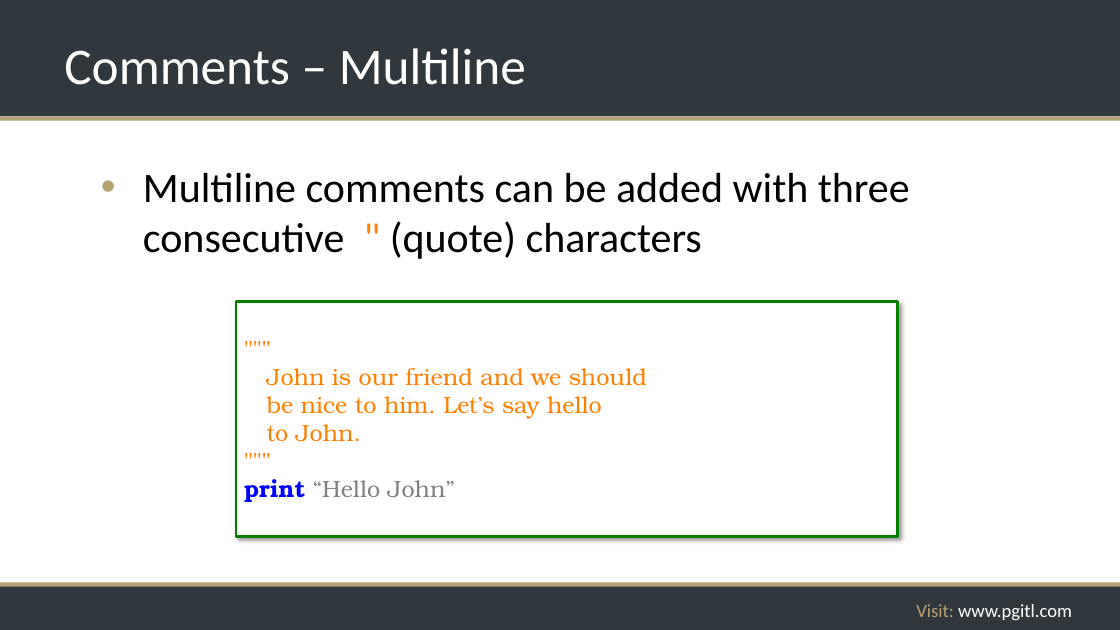
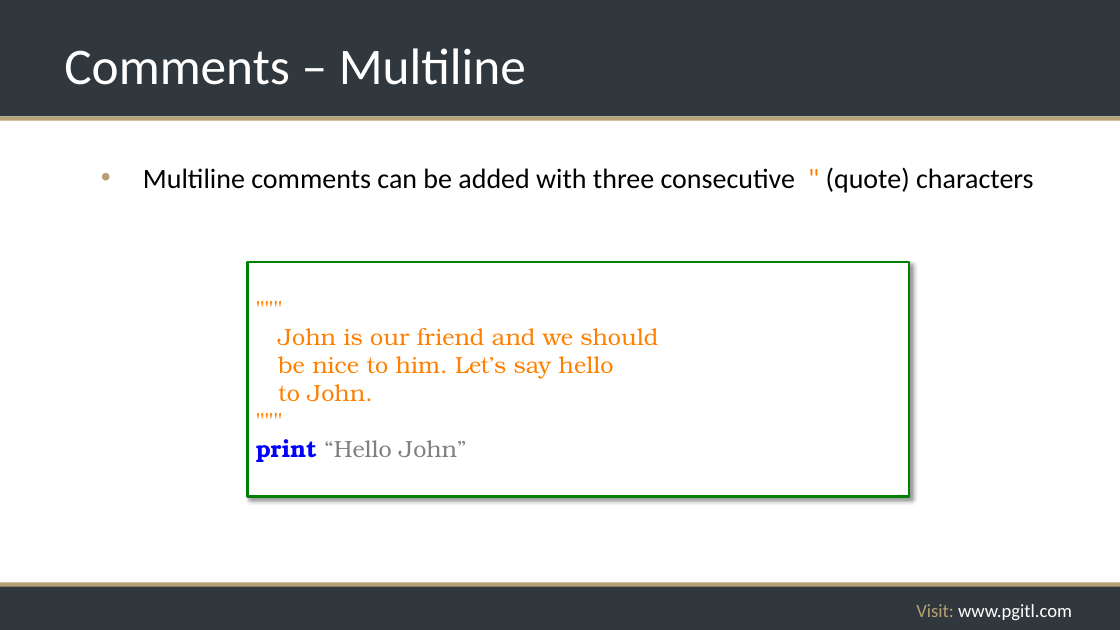
Before and after one commit to rikkouri/project-a, a slide deck: slide 35 of Programming Foundations.pptx. Drawn at 1120x630 pixels with LibreOffice and Linux fonts; fonts in the diff are those of the drawing; background and template pictures are left out. Boxes give left, top, right and bottom in pixels: in the first picture for what was removed or moved away, otherwise in the second. Text is boxed around its words. In the diff, an @@ line names an element or a change of style, - is before the commit and + after.

```diff
--- a/Programming Foundations.pptx
+++ b/Programming Foundations.pptx
@@ text "Multiline comments can be added ..." at [143,167,1034,193]: size 36 to 24 pt; less space between paragraphs @@
@@ rectangle """"": place and size @@
-rectangle """"" at [236,302,897,536]
+rectangle """"" at [248,262,909,497]
```
Also in this commit, not shown: 147 other slides changed, 1 other file.
